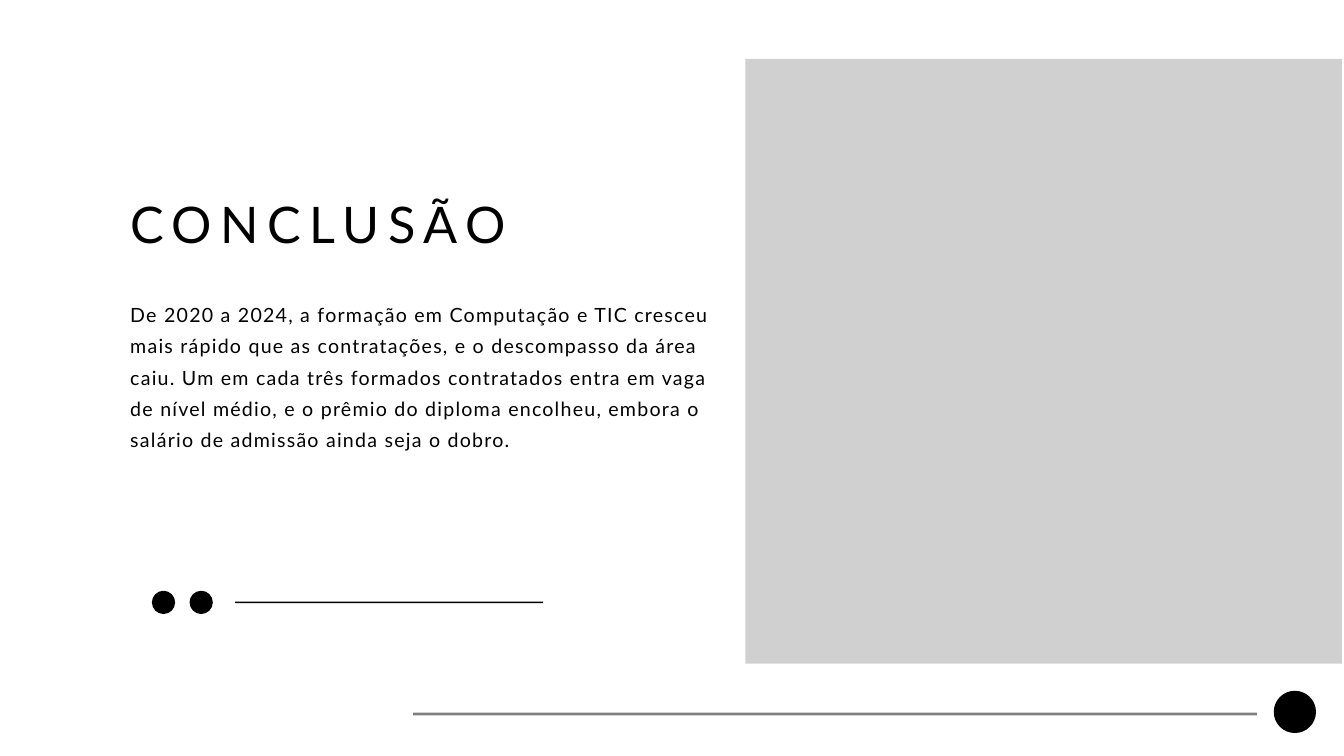
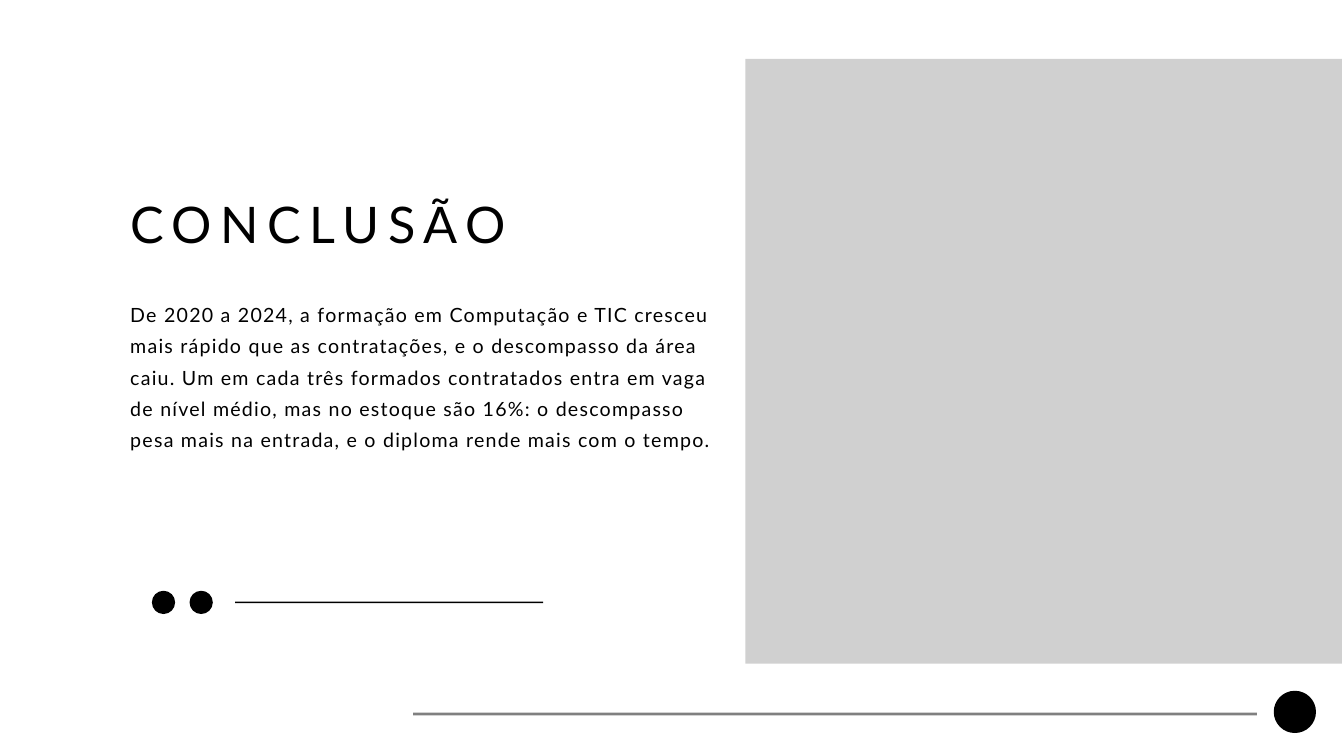
Before and after one commit to guilherme-ndo/projetointegrador-ii, a slide deck: slide 14 of docs/apresentacao_pi2.pptx (slide 13 before the commit). Drawn at 1344x756 pixels with LibreOffice and Linux fonts; fonts in the diff are those of the drawing; grey boxes stand for pictures; background and template pictures are left out. Boxes give left, top, right and bottom in pixels: in the first picture for what was removed or moved away, otherwise in the second. Text is boxed around its words. In the diff, an @@ line names an element or a change of style, - is before the commit and + after.

```diff
--- a/docs/apresentacao_pi2.pptx
+++ b/docs/apresentacao_pi2.pptx
@@ text at (x1=130, y1=307, x2=709, y2=451): text changed @@
-De 2020 a 2024, a formação em Computação e TIC cresceu mais rápido que as contratações, e o descompasso da área caiu. Um em cada três formados contratados entra em vaga de nível médio, e o prêmio do diploma encolheu, embora o salário de admissão ainda seja o dobro.
+De 2020 a 2024, a formação em Computação e TIC cresceu mais rápido que as contratações, e o descompasso da área caiu. Um em cada três formados contratados entra em vaga de nível médio, mas no estoque são 16%: o descompasso pesa mais na entrada, e o diploma rende mais com o tempo.
```
Also in this commit, not shown: 3 other slides changed, 1 slide added, 11 other files.
